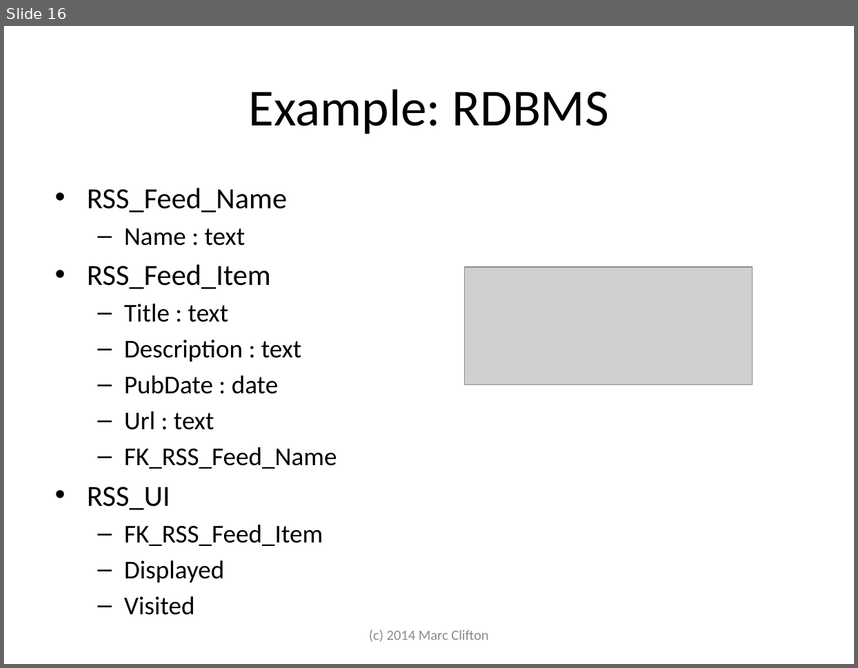
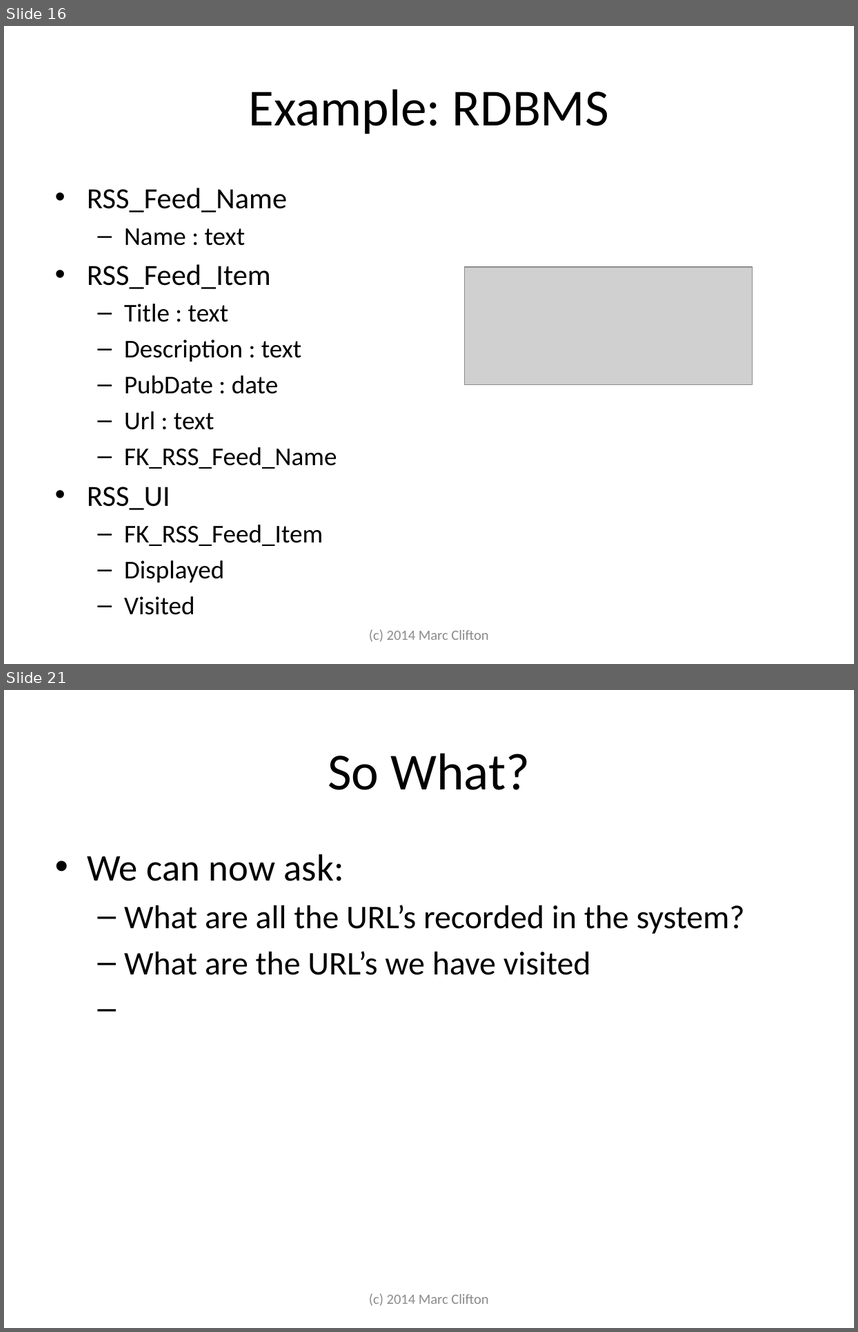
Before and after one commit to cliftonm/HOPE, a slide deck: Articles/semantic database slide show.pptx. Shown one above the other, each under a label of ours: slide 16 before the commit, slides 16 and 21 after it; the slides between them are not shown. The pictures are 858x668 and 858x1332 pixels, drawn with LibreOffice and Linux fonts; fonts in the diff are those of the drawing; grey boxes stand for pictures. Boxes give left, top, right and bottom in pixels: in the first picture for what was removed or moved away, otherwise in the second. Text is boxed around its words. In the diff, an @@ line names an element or a change of style, - is before the commit and + after.

Commit message:
Added SQL generation of FK constraints. ST FK's now have constraints. More slides to the PPT presentation.

```diff
--- a/Articles/semantic database slide show.pptx
+++ b/Articles/semantic database slide show.pptx
@@ slide 21 added at (x1=4, y1=690, x2=854, y2=1328), background #FFFFFF @@
@@ title added at (x1=328, y1=753, x2=530, y2=790), 44 pt, text #000000 @@
+So What?
@@ text added at (x1=87, y1=854, x2=745, y2=975), 28 pt, text #000000 @@
+• We can now ask:
+  – What are all the URL’s recorded in the system?
+  – What are the URL’s we have visited
@@ text added at (x1=369, y1=1293, x2=488, y2=1305), 12 pt, text #8C8C8C @@
+(c) 2014 Marc Clifton
```
Also in this commit, not shown: 2 slides changed, 2 other slides added, 5 other files.
